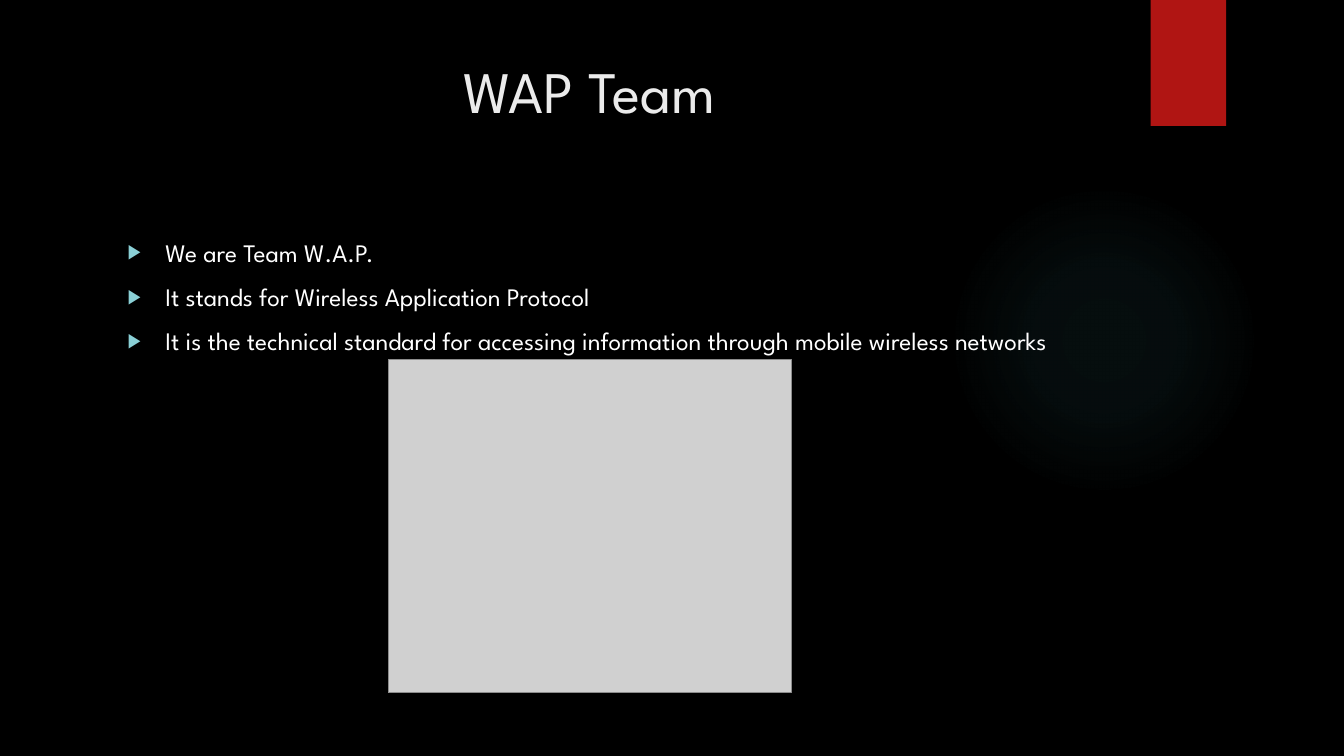
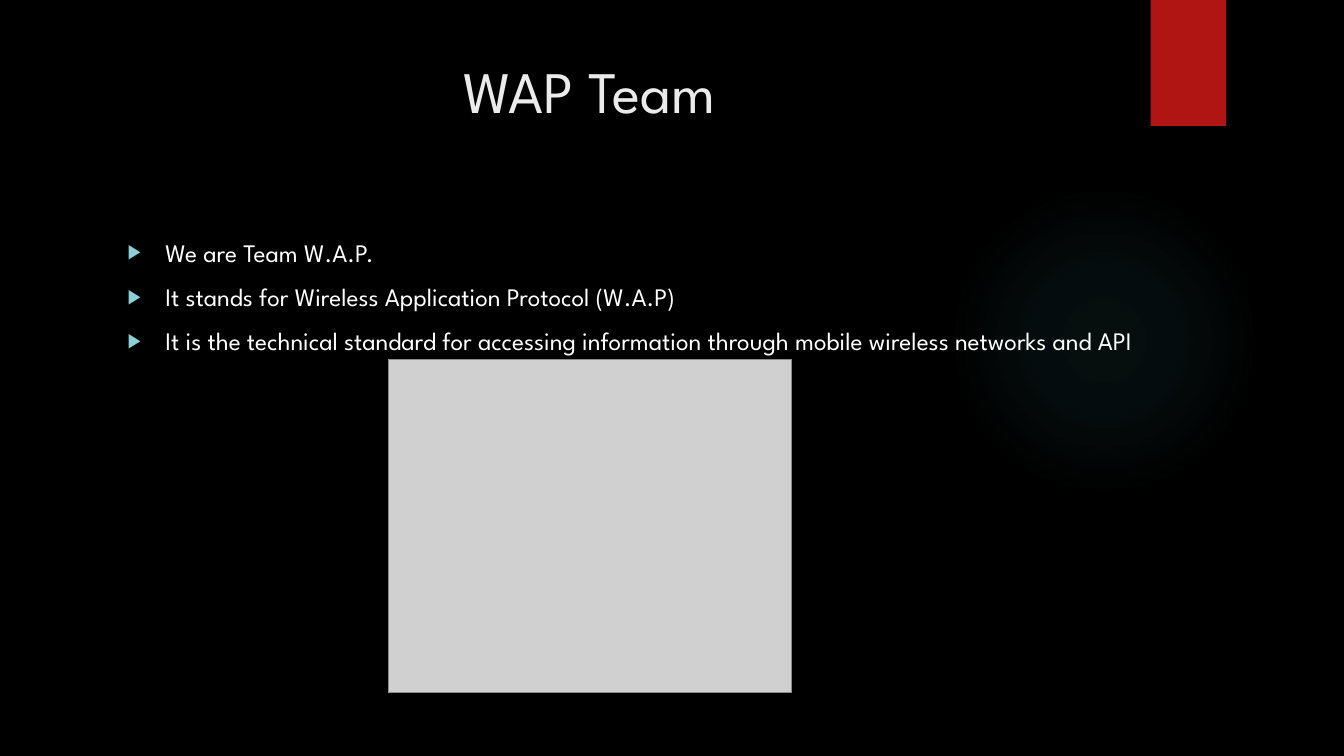
Before and after one commit to TsidAznar/WAPCENG319, a slide deck: slide 2 of Final Presentation.pptx. Drawn at 1344x756 pixels with LibreOffice and Linux fonts; fonts in the diff are those of the drawing; grey boxes stand for pictures; background and template pictures are left out. Boxes give left, top, right and bottom in pixels: in the first picture for what was removed or moved away, otherwise in the second. Text is boxed around its words. In the diff, an @@ line names an element or a change of style, - is before the commit and + after.

```diff
--- a/Final Presentation.pptx
+++ b/Final Presentation.pptx
@@ text at [165,288,1132,356]: text changed @@
-▶ It stands for Wireless Application Protocol
-▶ It is the technical standard for accessing information through mobile wireless networks
+▶ It stands for Wireless Application Protocol (W.A.P)
+▶ It is the technical standard for accessing information through mobile wireless networks and API
```
